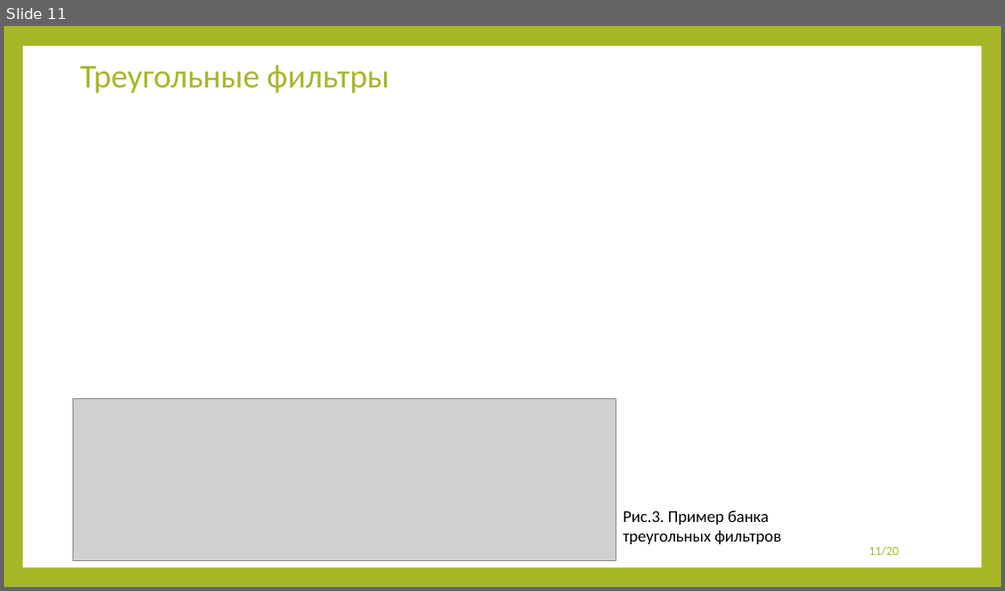
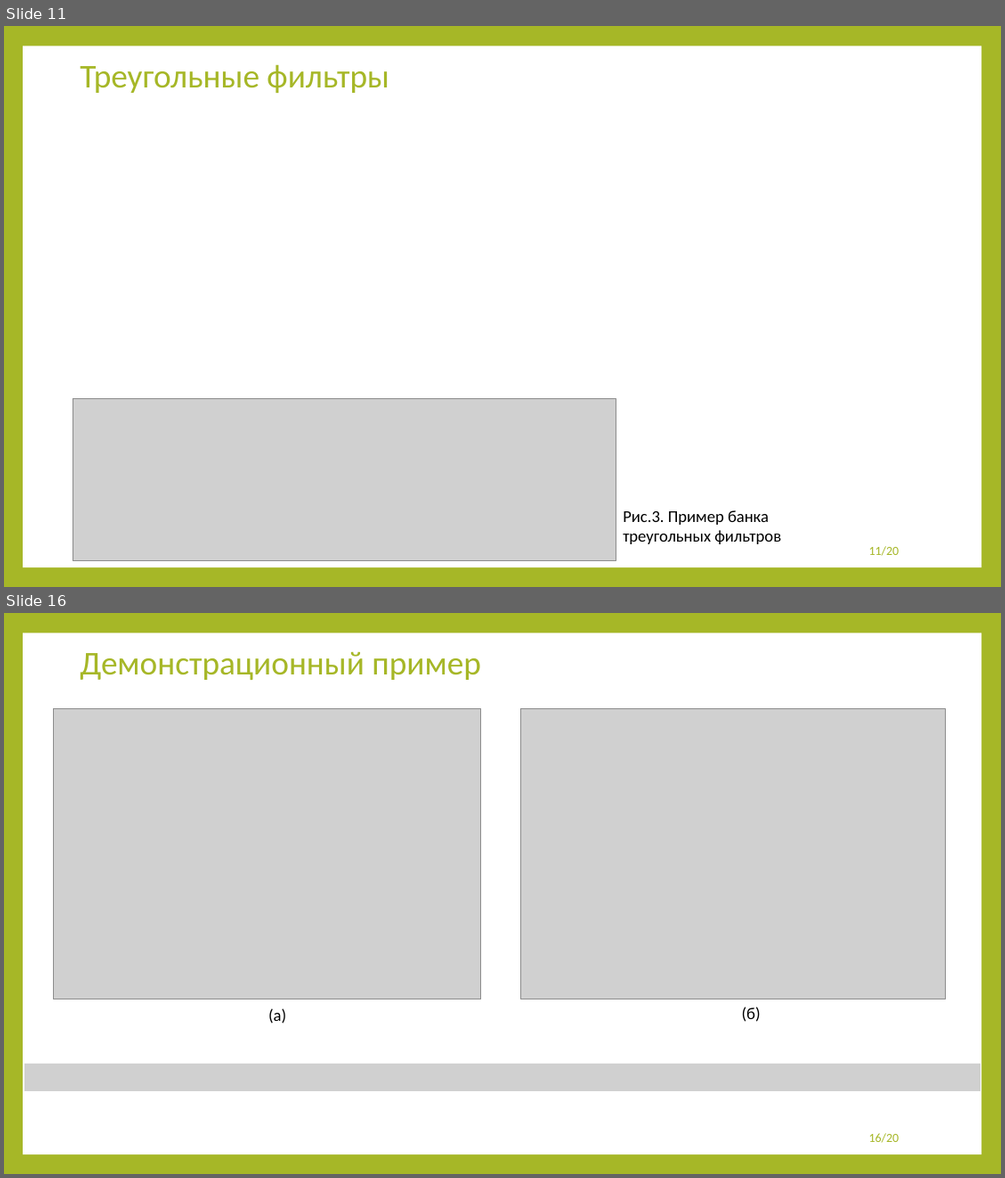
Before and after one commit to 13Fire13nyu/MasterDegree, a slide deck: presentation/presentation.pptx. Shown one above the other, each under a label of ours: slide 11 before the commit, slides 11 and 16 after it; the slides between them are not shown. The pictures are 1005x591 and 1005x1178 pixels, drawn with LibreOffice and Linux fonts; fonts in the diff are those of the drawing; grey boxes stand for pictures. Boxes give left, top, right and bottom in pixels: in the first picture for what was removed or moved away, otherwise in the second. Text is boxed around its words. In the diff, an @@ line names an element or a change of style, - is before the commit and + after.

```diff
--- a/presentation/presentation.pptx
+++ b/presentation/presentation.pptx
@@ slide 16 added at bbox=[4, 613, 1001, 1174], background #A6B727; not listed: 1 template element that a slide beside it also shows @@
@@ title added at bbox=[80, 651, 481, 680], 32 pt, text #A6B727 @@
+Демонстрационный пример
@@ picture added at bbox=[53, 709, 481, 999] @@
@@ picture added at bbox=[521, 709, 945, 999] @@
@@ text added at bbox=[268, 1008, 286, 1023], 16 pt, text #000000 @@
+(а)
@@ text added at bbox=[742, 1006, 760, 1022], 16 pt, text #000000 @@
+(б)
@@ picture added at bbox=[24, 1063, 979, 1091] @@
@@ page number added at bbox=[869, 1133, 899, 1143], 12 pt, text #A6B727 @@
+16/20
```
Also in this commit, not shown: 5 slides changed, 3 other slides added.
